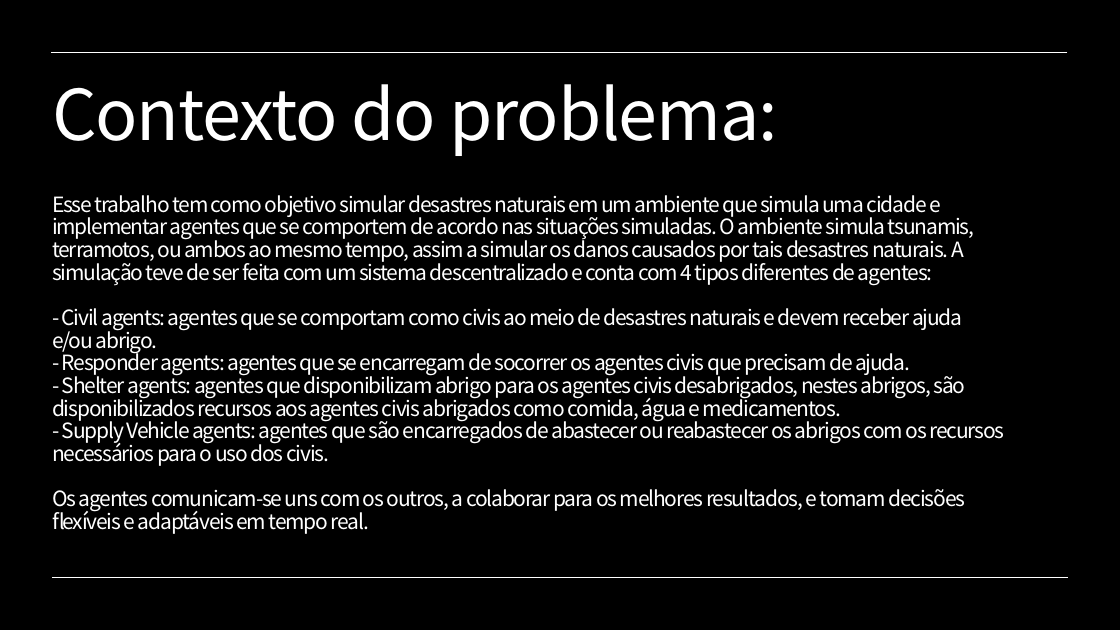
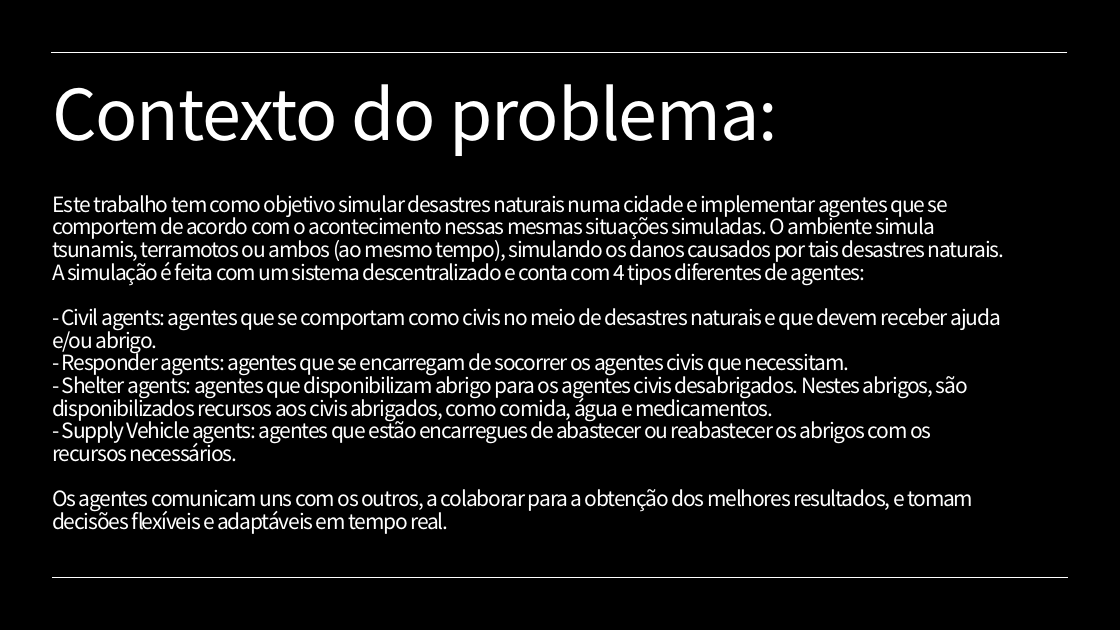
Before and after one commit to gabrielasimon21/ISIA-1, a slide deck: slide 2 of ISIA Presentation.pptx. Drawn at 1120x630 pixels with LibreOffice and Linux fonts; fonts in the diff are those of the drawing; background and template pictures are left out; a plain dark background stands for a picture behind light text. Boxes give left, top, right and bottom in pixels: in the first picture for what was removed or moved away, otherwise in the second. Text is boxed around its words. In the diff, an @@ line names an element or a change of style, - is before the commit and + after.

```diff
--- a/ISIA Presentation.pptx
+++ b/ISIA Presentation.pptx
@@ title at box(52, 195, 1005, 534): text changed @@
-Esse trabalho tem como objetivo simular desastres naturais em um ambiente que simula uma cidade e implementar agentes que se comportem de acordo nas situações simuladas. O ambiente simula tsunamis, terramotos, ou ambos ao mesmo tempo, assim a simular os danos causados por tais desastres naturais. A simulação teve de ser feita com um sistema descentralizado e conta com 4 tipos diferentes de agentes:
-        - Civil agents: agentes que se comportam como civis ao meio de desastres naturais e devem receber ajuda e/ou abrigo.
-- Responder agents: agentes que se encarregam de socorrer os agentes civis que precisam de ajuda.
-- Shelter agents: agentes que disponibilizam abrigo para os agentes civis desabrigados, nestes abrigos, são disponibilizados recursos aos agentes civis abrigados como comida, água e medicamentos.
-- Supply Vehicle agents: agentes que são encarregados de abastecer ou reabastecer os abrigos com os recursos necessários para o uso dos civis.
-Os agentes comunicam-se uns com os outros, a colaborar para os melhores resultados, e tomam decisões flexíveis e adaptáveis em tempo real.
+Este trabalho tem como objetivo simular desastres naturais numa cidade e implementar agentes que se comportem de acordo com o acontecimento nessas mesmas situações simuladas. O ambiente simula tsunamis, terramotos ou ambos (ao mesmo tempo), simulando os danos causados por tais desastres naturais. A simulação é feita com um sistema descentralizado e conta com 4 tipos diferentes de agentes:
+        - Civil agents: agentes que se comportam como civis no meio de desastres naturais e que devem receber ajuda e/ou abrigo.
+- Responder agents: agentes que se encarregam de socorrer os agentes civis que necessitam.
+- Shelter agents: agentes que disponibilizam abrigo para os agentes civis desabrigados. Nestes abrigos, são disponibilizados recursos aos civis abrigados, como comida, água e medicamentos.
+- Supply Vehicle agents: agentes que estão encarregues de abastecer ou reabastecer os abrigos com os recursos necessários.
+Os agentes comunicam uns com os outros, a colaborar para a obtenção dos melhores resultados, e tomam decisões flexíveis e adaptáveis em tempo real.
```
Also in this commit, not shown: 5 other slides changed.
